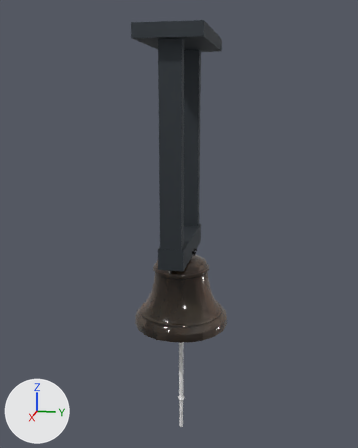
Before and after pictures for a commit that changed the Blender file src/game/models/signal-bell/ceiling-bell.blend.
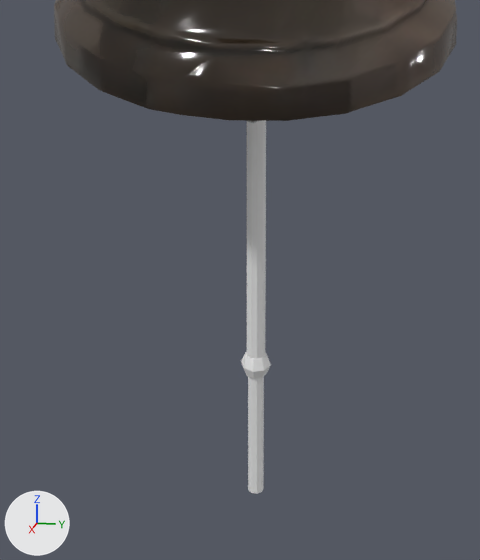
There are two pictures of each version: one whole from a 50 mm camera at (2.388, 0.465, 2.106) aimed at (-0.026, -0.018, 1.502), one close up on the part from 34% to 65% of the width and 70% to 99% of the height. Arrows for +X, +Y and +Z are at lower left; the lights stay in place. The older version's two pictures come first.

Before the edit, the objects in view are built like this:
```python
me_cylinder_002 = bpy.data.meshes.new('Cylinder.002')
me_cylinder_002.from_pydata(...)  # a 10-sided cylinder along z spanning x -0.011..0.011, y -0.012..0.012, z -0.5..0.5
me_cylinder_002.materials.append(mat_bell_rope_hemp_002)  # white #e7e7e7
me_cylinder_003 = bpy.data.meshes.new('Cylinder.003')
me_cylinder_003.from_pydata(...)  # a 10-sided cylinder along z spanning x -0.01..0.01, y -0.01..0.01, z -0.09..0.09
me_cylinder_003.materials.append(mat_bell_rope_hemp_002)  # white #e7e7e7
me_meshes_0__001 = bpy.data.meshes.new('meshes[0].001')
me_meshes_0__001.from_pydata(...)  # 841 vertices, 1192 faces, 1 loose edge; spans x -0.244..0.244, y -0.241..0.241, z 0.854..1.398
me_meshes_0__001.materials.append(mat_tripo_material_22d6fcbb_ae55_450c_8090_bedee73307e3)
me_sphere = bpy.data.meshes.new('Sphere')
me_sphere.from_pydata(...)  # a UV sphere (8 segments, 4 rings, poles along z) spanning x -0.019..0.019, y -0.019..0.019, z -0.019..0.019
me_sphere.materials.append(mat_bell_rope_hemp_002)  # white #e7e7e7
ob_bell_pull_rope = bpy.data.objects.new('Bell pull rope', me_cylinder_002)
ob_bell_pull_rope.location = (0.0, 0.0, 0.712)
ob_bell_pull_rope.rotation_euler = (0.0, 0.0, -3.142)  # degrees (0, 0, -180)
ob_bell_pull_rope.scale = (1.0, 1.0, 0.375)
ob_bell_rope_knot = bpy.data.objects.new('Bell rope knot', me_sphere)
ob_bell_rope_knot.parent = ob_bell_rope_tail
ob_bell_rope_knot.location = (0.0, 0.0, 0.09)
ob_bell_rope_tail = bpy.data.objects.new('Bell rope tail', me_cylinder_003)
ob_bell_rope_tail.location = (0.0, 0.0, 0.435)
ob_signal_bell_bronze_bowl_clapper_and_rope = bpy.data.objects.new('Signal bell bronze bowl clapper and rope', me_meshes_0__001)
ob_signal_bell_bronze_bowl_clapper_and_rope.parent = ob_signal_bell_axle
ob_signal_bell_bronze_bowl_clapper_and_rope.location = (0.0, 0.0, -1.4)
```
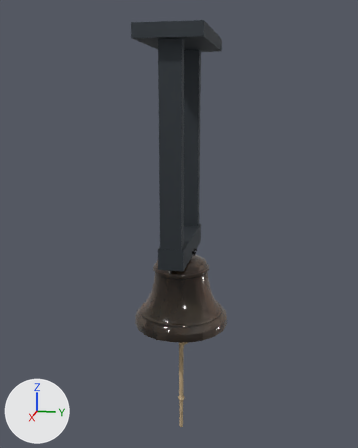
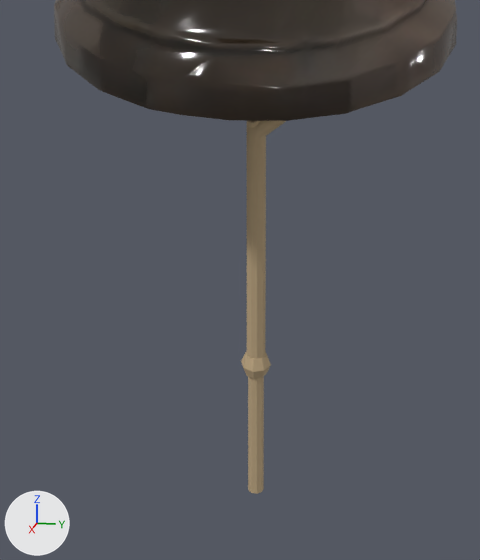
Commit message: Attach signal bell rope to the clapper hitch

The change, as a diff of the scene's bpy script:
```diff
--- a/src/game/models/signal-bell/ceiling-bell.blend.py
+++ b/src/game/models/signal-bell/ceiling-bell.blend.py
@@ mat_bell_natural_hemp_rope_002 @@
+mat_bell_natural_hemp_rope_002 = principled_material('Bell natural hemp rope.002')
+mat_bell_natural_hemp_rope_002.base_color = (0.48, 0.36, 0.21)  # beige #b8a27e
+mat_bell_natural_hemp_rope_002.roughness = 0.95
@@ me_cylinder_002 @@
 # used by ob_bell_pull_rope; location = (0.0, 0.0, 0.712); rotation_euler = (0.0, 0.0, -3.142), in degrees (0, 0, -180); scale = (1.0, 1.0, 0.375)
-me_cylinder_002.from_pydata(...)  # 20 vertices, 12 faces; spans x -0.011..0.011, y -0.012..0.012, z -0.5..0.5
+me_cylinder_002.from_pydata(...)  # 20 vertices, 11 faces; spans x -0.011..0.011, y -0.012..0.012, z -0.5..0.5
+# me_cylinder_002 part 1: 11 faces spanning x -0.011..0.011, y -0.012..0.012, z -0.5..0.5 switch from mat_bell_rope_hemp_002 (white #e7e7e7) to mat_bell_natural_hemp_rope_002 (beige #b8a27e)
+# edits to the shape of me_cylinder_002 do not show in these pictures
@@ me_cylinder_003 @@
 me_cylinder_003.from_pydata(...)  # 20 vertices, 12 faces; spans x -0.01..0.01, y -0.01..0.01, z -0.09..0.09
-me_cylinder_003.materials.append(mat_bell_rope_hemp_002)  # white #e7e7e7
+me_cylinder_003.materials.append(mat_bell_natural_hemp_rope_002)  # beige #b8a27e
@@ me_sphere @@
 me_sphere.from_pydata(...)  # 26 vertices, 32 faces; spans x -0.019..0.019, y -0.019..0.019, z -0.019..0.019
-me_sphere.materials.append(mat_bell_rope_hemp_002)  # white #e7e7e7
+me_sphere.materials.append(mat_bell_natural_hemp_rope_002)  # beige #b8a27e
@@ me_clapper_hitch_continuous_rope @@
+me_clapper_hitch_continuous_rope.from_pydata(...)  # 744 vertices, 732 faces; spans x -0.037..0.0449, y -0.0409..0.0528, z 0.83..0.959
+me_clapper_hitch_continuous_rope.polygons.foreach_set('use_smooth', [True] * 732)
+me_clapper_hitch_continuous_rope.materials.append(mat_bell_natural_hemp_rope_002)  # beige #b8a27e
@@ ob_bell_clapper_rope_hitch @@
+ob_bell_clapper_rope_hitch = bpy.data.objects.new('Bell clapper rope hitch', me_clapper_hitch_continuous_rope)
+ob_bell_clapper_rope_hitch.parent = ob_signal_bell_bronze_bowl_clapper_and_rope
+ob_bell_clapper_rope_hitch.location = (0.0, 0.0, 0.0)
```

What differs and where, as boxes (x1, y1, x2, y2) in the close-ups (480 x 560 px):
'Bell rope tail', recoloured (white to beige)
    both: (248, 376, 264, 494)
'Bell clapper rope hitch', added (beige)
    after: (247, 121, 286, 147)
'Bell rope knot', recoloured (white to beige)
    both: (241, 351, 271, 379)
part 1 of me_cylinder_002, recoloured (white to beige)
    both: (247, 121, 266, 359)
